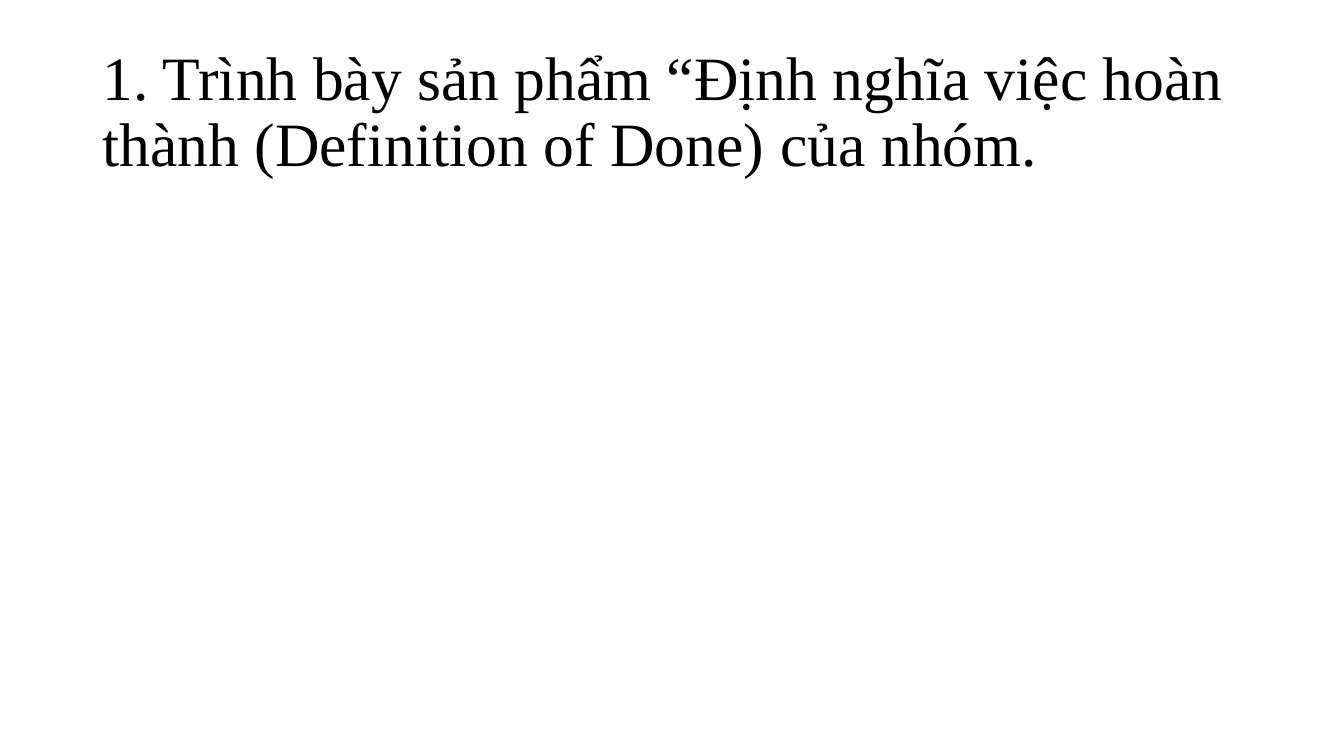
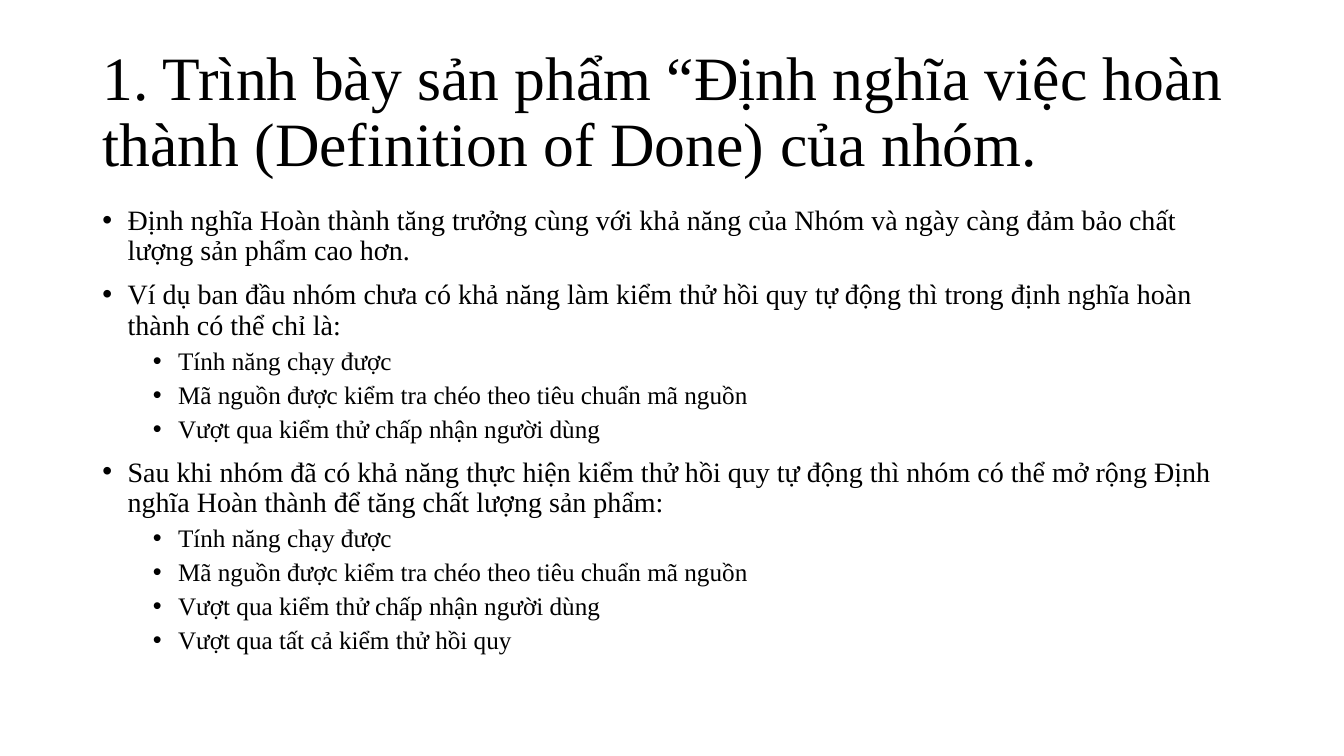
Before and after one commit to huynhquangminh/18HCB_QuanLyQuyTrinhPhanMem, a slide deck: slide 9 of Documents/Tuan5/Nhom_3_Tuan_5.pptx. Drawn at 1344x756 pixels with LibreOffice and Linux fonts; fonts in the diff are those of the drawing. Boxes give left, top, right and bottom in pixels: in the first picture for what was removed or moved away, otherwise in the second. Text is boxed around its words. In the diff, an @@ line names an element or a change of style, - is before the commit and + after.

Commit message:
Cập nhật thành viên và tạo DOD

```diff
--- a/Documents/Tuan5/Nhom_3_Tuan_5.pptx
+++ b/Documents/Tuan5/Nhom_3_Tuan_5.pptx
@@ text added at (x1=128, y1=209, x2=1210, y2=655), 20 pt, text #000000 @@
+• Định nghĩa Hoàn thành tăng trưởng cùng với khả năng của Nhóm và ngày càng đảm bảo chất lượng sản phẩm cao hơn.
+• Ví dụ ban đầu nhóm chưa có khả năng làm kiểm thử hồi quy tự động thì trong định nghĩa hoàn thành có thể chỉ là:
+  • Tính năng chạy được
+  • Mã nguồn được kiểm tra chéo theo tiêu chuẩn mã nguồn
+  • Vượt qua kiểm thử chấp nhận người dùng
+• Sau khi nhóm đã có khả năng thực hiện kiểm thử hồi quy tự động thì nhóm có thể mở rộng Định nghĩa Hoàn thành để tăng chất lượng sản phẩm:
+  • Tính năng chạy được
+  • Mã nguồn được kiểm tra chéo theo tiêu chuẩn mã nguồn
+  • Vượt qua kiểm thử chấp nhận người dùng
+  • Vượt qua tất cả kiểm thử hồi quy
```
Also in this commit, not shown: 4 other slides changed, 5 slides added, 1 slide removed, 4 other files.
